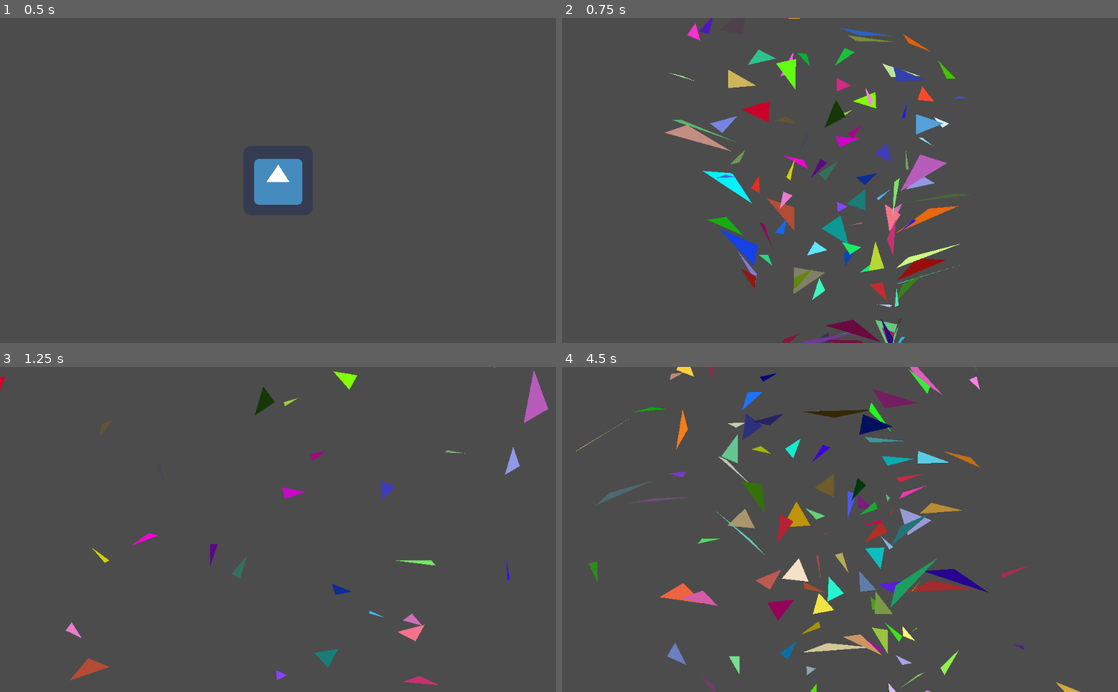
Above: before the commit, frames 1-4 (two rows, left to right).
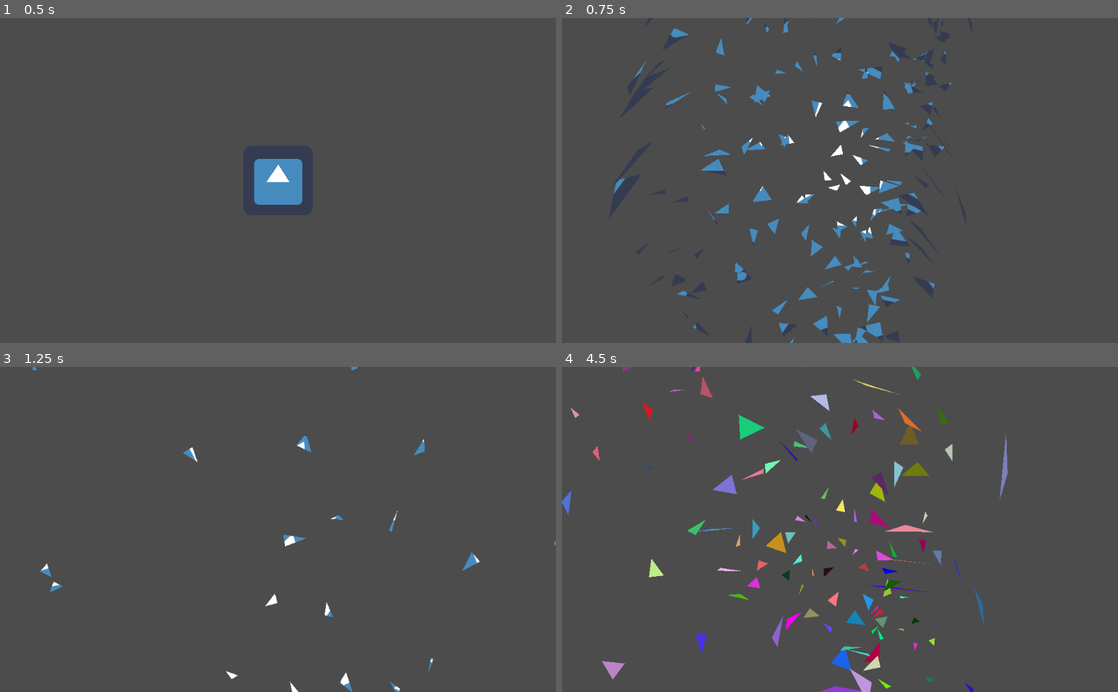
Above: after the commit, the same moments.

Repository: bramreth/godot_tutorial_content
Game: Godot game, scene res://delaunay_tutorial.tscn
Two runs of this game, one before a commit and one after it. Both use one fixed random seed, a clock stepped at 60 frames per second and the inputs below. Before the commit the project starts from res://delaunay_example.tscn. The engine's default icon, where the game draws it, is replaced by a stand-in: a white triangle on a blue panel in a dark square.
Inputs:
- Up to frame 1 (0.5 s): no input
- Up to frame 2 (0.75 s): tap Enter (ui_accept) at 0.5 s; hold Right (ui_right) from 0.53 s (still down); hold Enter (ui_accept) from 0.53 s (still down)
- Up to frame 3 (1.25 s): keep holding Right (ui_right); keep holding Enter (ui_accept)
- Up to frame 4 (4.5 s): release Right (ui_right) at 1.28 s; release Enter (ui_accept) at 1.28 s; hold Left (ui_left) 1.28-2.03 s; tap Enter (ui_accept) at 1.35, 1.52, 1.82, 2.85, 3.02, 3.32, 4.35 s; hold Enter (ui_accept) 2.03-2.78 s; hold Right (ui_right) 2.03-3.53 s; hold Enter (ui_accept) 3.53-4.28 s; hold Left (ui_left) from 3.53 s (still down); tap Escape (ui_cancel) at 4.15 s

Frame 1 is identical in both runs. In frame 2, 10% of the frame differs, in the area x 9-73%, y 0-100%; in frame 3, 2.6%; in frame 4, 11%, in the area x 0-94%, y 0-100%.

Commit message:
dalaunay tut completed

Diff:
--- /dev/null
+++ b/Delaunay/Polygon2D.gd
@@ -0,0 +1,87 @@
+extends Polygon2D
+
+export var rand_color = true
+export var shard_count = 32
+var shard_velocity_map = {}
+
+# Called when the node enters the scene tree for the first time.
+func _ready():
+	randomize()
+
+func explode():
+	#this will let us add more points to our polygon later on
+	var points = polygon
+
+	for i in range(shard_count):
+		points.append(Vector2(randi() % 128, randi() % 128))
+
+	var delaunay_points = Geometry.triangulate_delaunay_2d(points)
+
+	print(delaunay_points)
+
+	if not delaunay_points:
+		print("serious error occurred no delaunay points found")
+
+	#let's cool our list of triangles shard pool
+
+
+
+	#loop over each returned triangle
+	for index in len(delaunay_points) / 3:
+		var shard_pool = PoolVector2Array()
+		#find the center of our triangle
+		var center = Vector2.ZERO
+
+		# loop over the three points in our triangle
+		for n in range(3):
+			shard_pool.append(points[delaunay_points[(index * 3) + n]])
+			center += points[delaunay_points[(index * 3) + n]]
+
+		# adding all the points and dividing by the number of points gets the mean position
+		center /= 3
+
+		#create a new polygon to give these points to
+
+		var shard = Polygon2D.new()
+		shard.polygon = shard_pool
+
+		if rand_color:
+			shard.color = Color(randf(), randf(), randf(), 1)
+		else:
+			shard.texture = texture
+
+		shard_velocity_map[shard] = Vector2(64, 64) - center #position relative to center of sprite
+
+
+		add_child(shard)
+		print(shard)
+
+	#this will make our base sprite invisible
+	color.a = 0
+
+
+func reset():
+	color.a = 1
+	for child in get_children():
+		if child.name != "Camera2D":
+			remove_child(child)
+
+
+# Called every frame. 'delta' is the elapsed time since the previous frame.
+func _process(delta):
+	#we wan't to chuck our traingles out from the center of the parent
+	for child in shard_velocity_map.keys():
+		child.position -= shard_velocity_map[child] * delta * 30
+		child.rotation -= shard_velocity_map[child].x * delta * 0.2
+		#apply gravity to the velocity map so the triangle falls
+		shard_velocity_map[child].y -= delta * 55
+
+func _input(event):
+	if Input.get_action_strength("ui_accept"):
+		explode()
+	if Input.get_action_strength("ui_cancel"):
+		reset()
+	if Input.get_action_strength("ui_left"):
+		rand_color = true
+	if Input.get_action_strength("ui_right"):
+		rand_color = false
--- a/Delaunay/delaunay_example.tscn
+++ b/Delaunay/delaunay_tutorial.tscn
@@ -1,14 +1,15 @@
 [gd_scene load_steps=3 format=2]
 
 [ext_resource path="res://icon.png" type="Texture" id=1]
-[ext_resource path="res://explosion.gd" type="Script" id=2]
+[ext_resource path="res://Polygon2D.gd" type="Script" id=2]
 
 [node name="Node2D" type="Node2D"]
 
 [node name="Polygon2D" type="Polygon2D" parent="."]
 texture = ExtResource( 1 )
-polygon = PoolVector2Array( 0, 0, 128, 0, 128, 128, 0, 128 )
+polygon = PoolVector2Array( 0, 0, 0, 128, 128, 128, 128, 0 )
 script = ExtResource( 2 )
+rand_color = false
 
 [node name="Camera2D" type="Camera2D" parent="Polygon2D"]
 position = Vector2( 64, 64 )
--- a/Delaunay/explosion.gd
+++ /dev/null
@@ -1,57 +0,0 @@
-extends Polygon2D
-
-var shard_velocity_map = {}
-
-
-func _ready():
-	randomize()
-
-func explode():
-	var points = polygon
-
-	#now let's add some extra points
-	for i in range(16):
-		points.append(Vector2(randi()%128, randi()%128))
-
-	var delaunay_points = Geometry.triangulate_delaunay_2d(points)
-	print(delaunay_points)
-
-	# we will generate 3 points per created triangle
-	for index in len(delaunay_points) / 3:
-		var shard_pool = PoolVector2Array()
-		var center = Vector2.ZERO
-		for n in range(3):
-			shard_pool.append(points[delaunay_points[(index * 3) + n]])
-			center += points[delaunay_points[(index * 3) + n]]
-
-		#this will get the mean position of our points
-		center /= 3
-
-
-		var polygon_shard = Polygon2D.new()
-
-		#this is currently from the top left, we wan't it to be from the center of our polygon
-		# we can figure it out using the mean of our vertices but for this sprite we know it is 64, 64
-
-		print(center - Vector2(64,64))
-		shard_velocity_map[polygon_shard] = Vector2(64,64) - center
-
-		polygon_shard.polygon = shard_pool
-		polygon_shard.color = Color(randf(), randf(), randf(), 1)
-#		polygon_shard.texture = texture
-		add_child(polygon_shard)
-
-	color.a = 0
-
-# Called every frame. 'delta' is the elapsed time since the previous frame.
-func _process(delta):
-	for child in shard_velocity_map.keys():
-		child.position -= shard_velocity_map[child] * delta * 20
-		#let's apply some simple rotation
-		child.rotation -= shard_velocity_map[child].x * delta * 0.1
-		# apply some gravity for fun
-		shard_velocity_map[child].y -= delta * 35
-
-func _input(event):
-	if Input.get_action_strength("ui_accept"):
-		explode()
--- a/Delaunay/project.godot
+++ b/Delaunay/project.godot
@@ -16,7 +16,7 @@
 [application]
 
 config/name="Delaunay"
-run/main_scene="res://delaunay_example.tscn"
+run/main_scene="res://delaunay_tutorial.tscn"
 config/icon="res://icon.png"
 
 [rendering]
